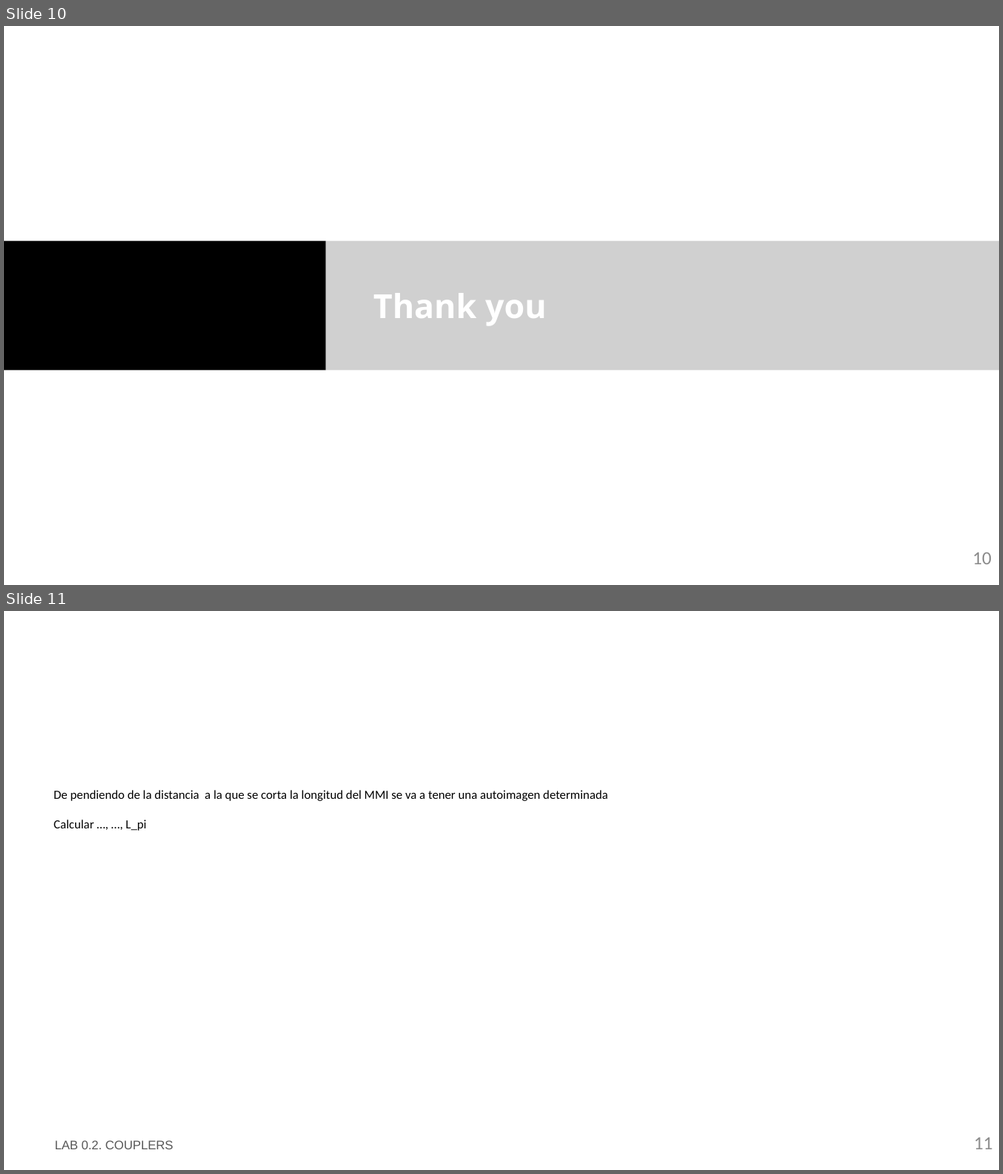
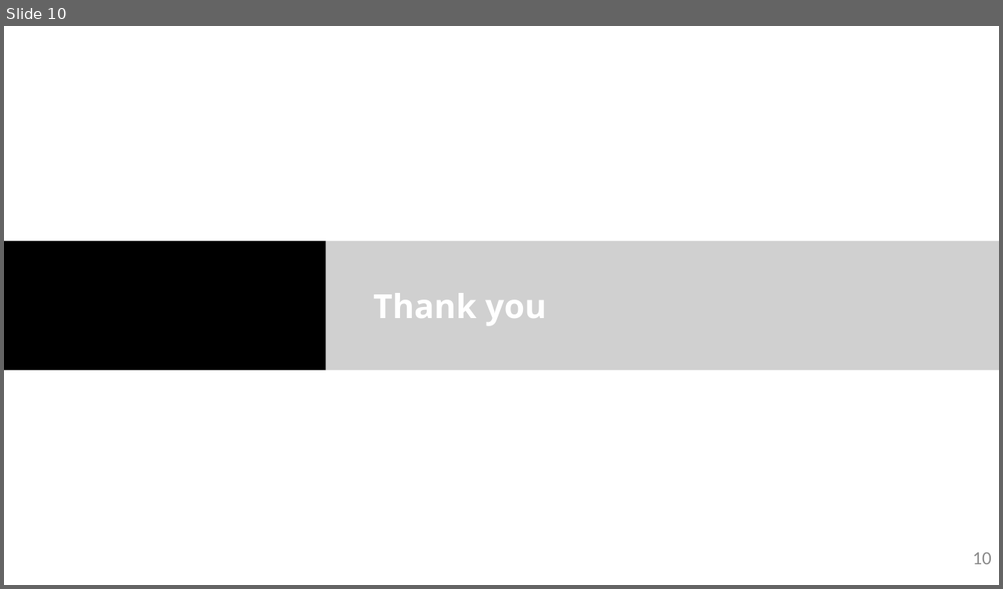
Before and after one commit to snacmuo/pic-upv-lab0, a slide deck: LabBook_020.pptx. Shown one above the other, each under a label of ours: slides 10 and 11 before the commit, slide 10 after it. The pictures are 1003x1174 and 1003x589 pixels, drawn with LibreOffice and Linux fonts; fonts in the diff are those of the drawing; grey boxes stand for pictures; background and template pictures are left out. Boxes give left, top, right and bottom in pixels: in the first picture for what was removed or moved away, otherwise in the second. Text is boxed around its words. In the diff, an @@ line names an element or a change of style, - is before the commit and + after.

```diff
--- a/LabBook_020.pptx
+++ b/LabBook_020.pptx
@@ slide 11 removed at [4, 611, 999, 1170], background #FFFFFF @@
@@ text removed at [54, 790, 608, 831] @@
-De pendiendo de la distancia a la que se corta la longitud del MMI se va a tener una autoimagen determinada
-Calcular …, …, L_pi
@@ text removed at [55, 1141, 173, 1150] @@
-LAB 0.2. COUPLERS
@@ page number removed at [973, 1138, 993, 1150] @@
-11
```
Also in this commit, not shown: 2 slides changed, 1 other file.
